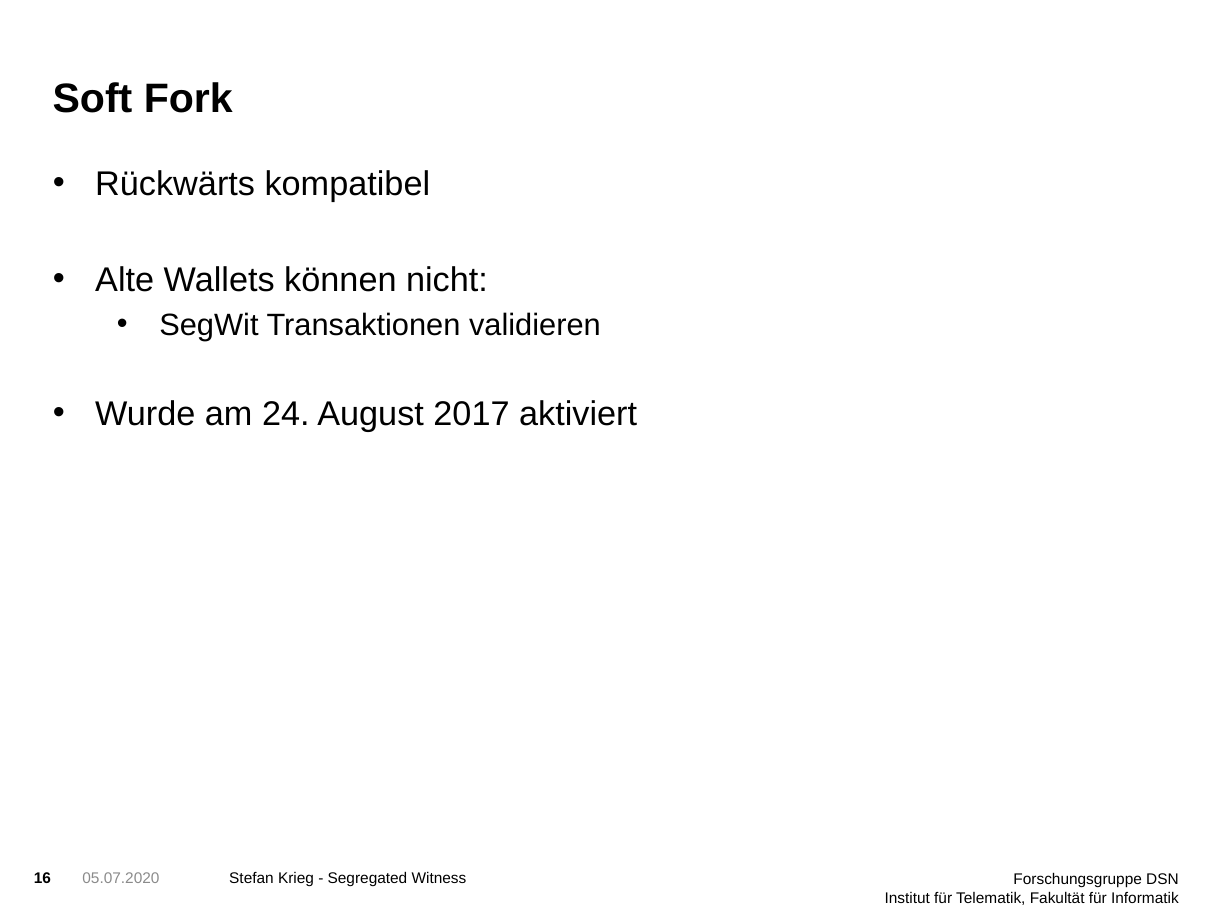
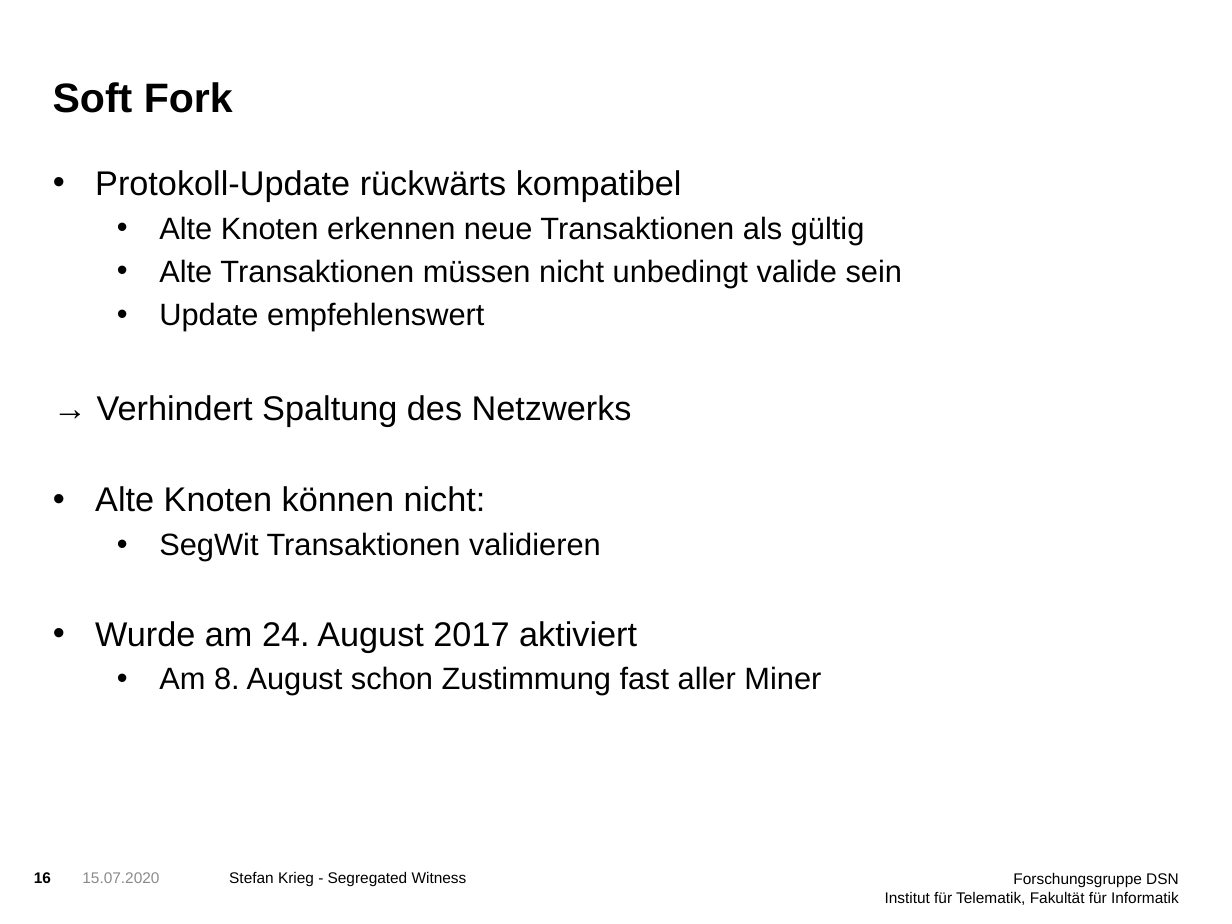
Before and after one commit to StefanDerEchte/SegWit-Proseminar, a slide deck: slide 16 of SegWit Präsentation.pptx. Drawn at 1232x924 pixels with LibreOffice and Linux fonts; fonts in the diff are those of the drawing; background and template pictures are left out. Boxes give left, top, right and bottom in pixels: in the first picture for what was removed or moved away, otherwise in the second. Text is boxed around its words. In the diff, an @@ line names an element or a change of style, - is before the commit and + after.

```diff
--- a/SegWit Präsentation.pptx
+++ b/SegWit Präsentation.pptx
@@ text at (x1=95, y1=170, x2=902, y2=512): text changed; size 20 to 18 pt @@
-• Rückwärts kompatibel
-• Alte Wallets können nicht:
+• Protokoll-Update rückwärts kompatibel
+  • Alte Knoten erkennen neue Transaktionen als gültig
+  • Alte Transaktionen müssen nicht unbedingt valide sein
+  • Update empfehlenswert
+→ Verhindert Spaltung des Netzwerks
+• Alte Knoten können nicht:
@@ text at (x1=159, y1=666, x2=821, y2=695): paragraph added @@
+  • Am 8. August schon Zustimmung fast aller Miner
@@ text at (x1=82, y1=872, x2=159, y2=883): text changed @@
-05.07.2020
+15.07.2020
```
Also in this commit, not shown: 16 other slides changed, 1 slide added, 4 other files.
